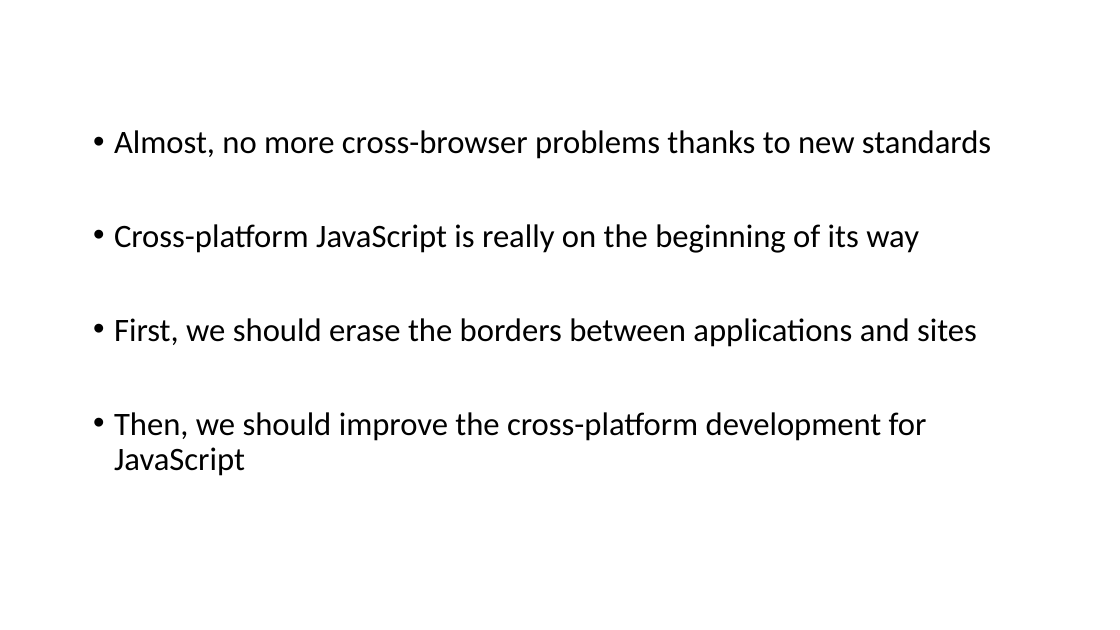
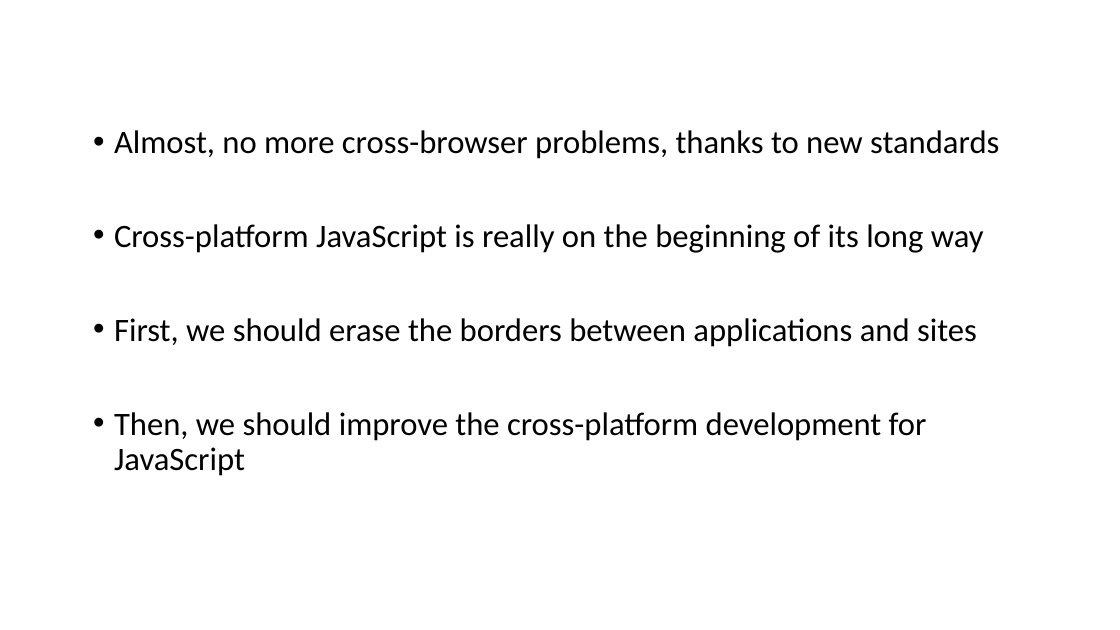
Before and after one commit to vba/presentations, a slide deck: slide 15 of 2015.js/JavaScript trends 2015.pptx. Drawn at 1120x630 pixels with LibreOffice and Linux fonts; fonts in the diff are those of the drawing. Boxes give left, top, right and bottom in pixels: in the first picture for what was removed or moved away, otherwise in the second. Text is boxed around its words. In the diff, an @@ line names an element or a change of style, - is before the commit and + after.

```diff
--- a/2015.js/JavaScript trends 2015.pptx
+++ b/2015.js/JavaScript trends 2015.pptx
@@ text at <box>114,130,999,253</box>: text changed @@
-• Almost, no more cross-browser problems thanks to new standards
-• Cross-platform JavaScript is really on the beginning of its way
+• Almost, no more cross-browser problems, thanks to new standards
+• Cross-platform JavaScript is really on the beginning of its long way
```
Also in this commit, not shown: 6 other slides changed, 19 slides added, 4 slides removed.
